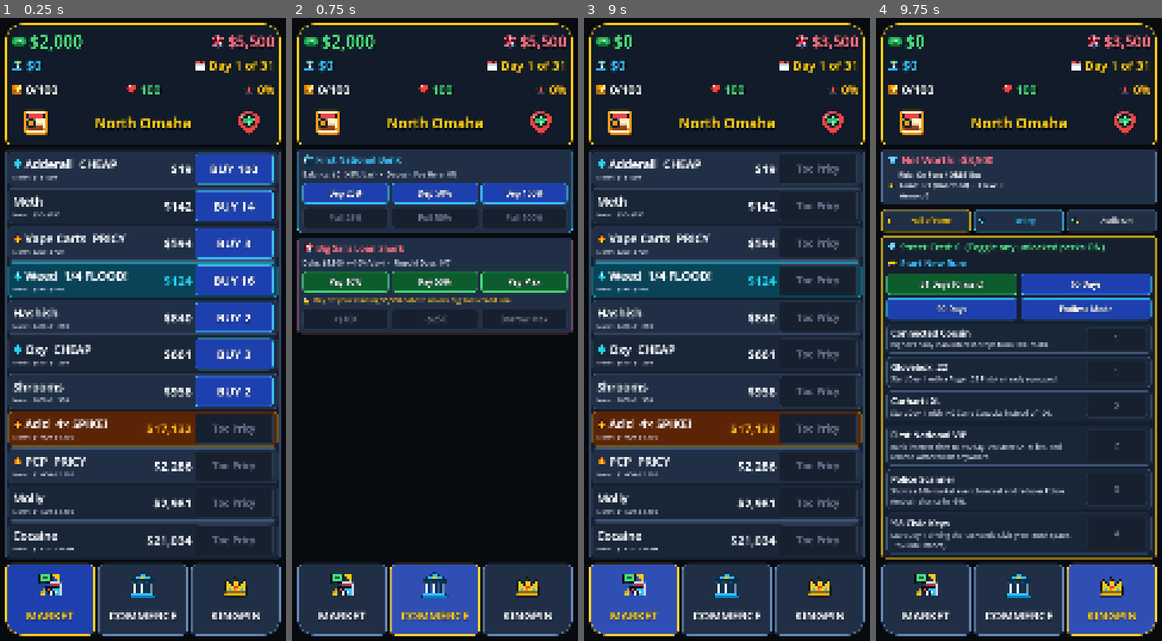
Above: before the commit, frames 1-4 (left to right).
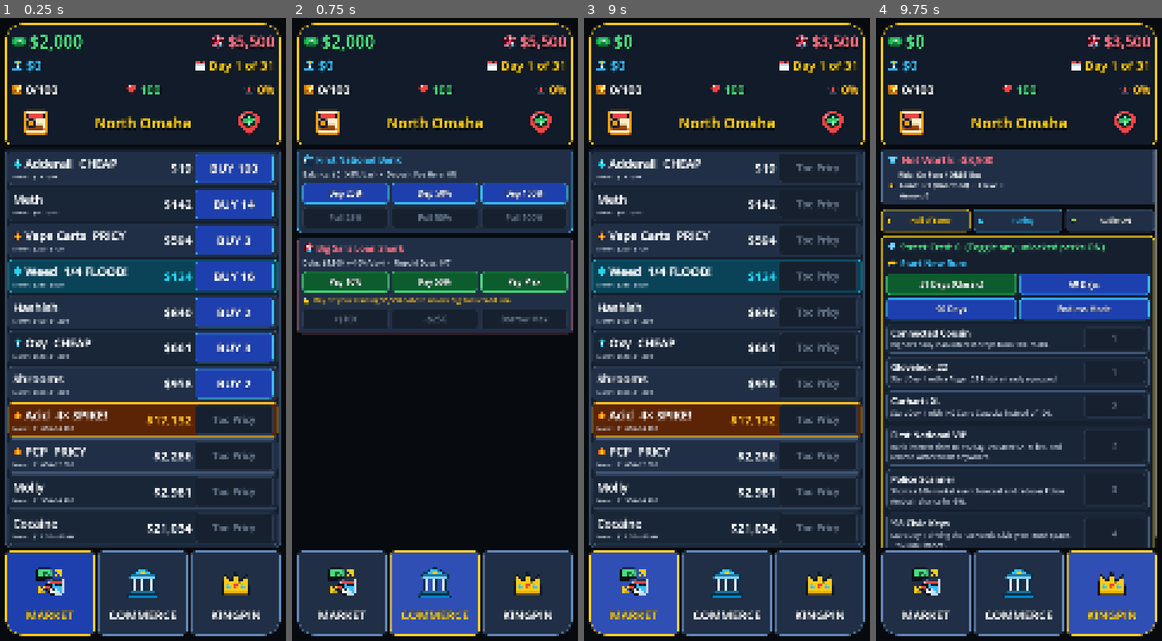
Above: after the commit, the same moments.

Repository: TimGoergen/dope-wars
Game: Godot game, scene res://Main.tscn
Two runs of this game, one before a commit and one after it. Both use one fixed random seed, a clock stepped at 60 frames per second and the inputs below.
Inputs (mouse positions are in pixels of both pictures, inside the frame that each line leads up to):
- Up to frame 1 (0.25 s): no input
- Up to frame 2 (0.75 s): click "COMMERCE" at 0.5 s
- Up to frame 3 (9 s): click (621, 123) at 1.27 s; click (832, 123) at 2.02 s; click "Dep 25%" at 2.75 s; click "Dep 50%" at 3.5 s; click "Dep 100%" at 4.25 s; click "Pull 25%" at 5 s; click "Pull 50%" at 5.75 s; click "Pull 100%" at 6.5 s; click "Pay 10%" at 7.25 s; click "Pay 50%" at 8 s; click "MARKET" at 8.75 s
- Up to frame 4 (9.75 s): click "KINGPIN" at 9.5 s

The runs differ from the first frame. In frame 1, 22% of the frame differs, in the area x 1-99%, y 22-97%; in frame 2, 3.4%; in frame 3, 20%; in frame 4, 6.0%.

Commit message:
Enlarge tab icons to 124px and vertically center them between button top and text label

Diff:
--- a/game/scripts/Main.gd
+++ b/game/scripts/Main.gd
@@ -542,7 +542,7 @@
 	for t_def in tab_defs:
 		var btn := Button.new()
 		btn.text = String(t_def[0])
-		btn.icon = UiIcons.get_icon(String(t_def[1]), 104)
+		btn.icon = UiIcons.get_icon(String(t_def[1]), 124)
 		btn.icon_alignment = HORIZONTAL_ALIGNMENT_CENTER
 		btn.vertical_icon_alignment = VERTICAL_ALIGNMENT_TOP
 		btn.size_flags_horizontal = Control.SIZE_EXPAND_FILL
@@ -1075,7 +1075,7 @@
 	# 5. Update Tab 1 button icon with current neighborhood spot SVG icon
 	if _tab_buttons.size() >= 2:
 		_tab_buttons[1].text = "COMMERCE"
-		_tab_buttons[1].icon = UiIcons.get_icon(UiIcons.icon_for_district(state.current_district_id), 104)
+		_tab_buttons[1].icon = UiIcons.get_icon(UiIcons.icon_for_district(state.current_district_id), 124)
 
 	# 6. Refresh Active Modals (Combat or Street Encounter)
 	_combat_overlay.refresh(state)
--- a/game/scripts/ui/TradeOverlay.gd
+++ b/game/scripts/ui/TradeOverlay.gd
@@ -1,8 +1,10 @@
 class_name TradeOverlay
-extends ColorRect
+extends Control
 
 # Modal slider overlay when tapping a product row on the Trading Board.
 # Includes 3 tabs when a drug is owned: [BUY], [SELL], and [🗑️ DROP].
+# Automatically closes on outside clicks, covers the product board without obscuring the hero header,
+# and uses generous, readable fonts and button sizing.
 
 signal trade_committed()
 
@@ -14,18 +16,19 @@
 var _confirm_btn: Button
 var _mode: String = "buy" # "buy" | "sell" | "dump"
 var _max_qty: int = 0
+var _board_rect: Rect2 = Rect2()
 
 
 func _init() -> void:
-	color = Color(0.0, 0.0, 0.0, 0.70)
 	set_anchors_and_offsets_preset(Control.PRESET_FULL_RECT)
-	mouse_filter = Control.MOUSE_FILTER_STOP
+	mouse_filter = Control.MOUSE_FILTER_PASS
 	visible = false
 
 
 func open_for_product(state: GameState, product_id: String, bounds_rect: Rect2 = Rect2()) -> void:
 	_state = state
 	_product_id = product_id
+	_board_rect = bounds_rect
 
 	var price := int(_state.market_prices.get(product_id, 0))
 	var entry: Dictionary = _state.inventory.get(product_id, {"qty": 0, "avg_paid": 0})
@@ -40,13 +43,6 @@
 	else:
 		return
 
-	if bounds_rect.size.x > 0.0 and bounds_rect.size.y > 0.0:
-		set_anchors_preset(Control.PRESET_TOP_LEFT)
-		position = bounds_rect.position
-		size = bounds_rect.size
-	else:
-		set_anchors_and_offsets_preset(Control.PRESET_FULL_RECT)
-
 	_rebuild()
 	visible = true
 
@@ -54,6 +50,29 @@
 func _rebuild() -> void:
 	for c in get_children():
 		c.queue_free()
+
+	# Full-screen outside-click button to dismiss dialog
+	var outside_btn := Button.new()
+	outside_btn.set_anchors_and_offsets_preset(Control.PRESET_FULL_RECT)
+	UiPalette.style_flat_inert_button(outside_btn)
+	outside_btn.pressed.connect(func() -> void:
+		Audio.play(&"tap")
+		visible = false
+	)
+	add_child(outside_btn)
+
+	# Dialog panel positioned over the board area (or centered full width if bounds unset)
+	var panel := PanelContainer.new()
+	panel.mouse_filter = Control.MOUSE_FILTER_STOP
+	panel.add_theme_stylebox_override("panel", UiPalette.make_box(UiPalette.PANEL_BG, UiPalette.TEXT_SECONDARY, 20, 3, 24, 20))
+	add_child(panel)
+
+	if _board_rect.size.x > 0.0 and _board_rect.size.y > 0.0:
+		panel.position = _board_rect.position
+		panel.size = _board_rect.size
+		panel.custom_minimum_size = _board_rect.size
+	else:
+		panel.set_anchors_and_offsets_preset(Control.PRESET_FULL_RECT)
 
 	var p_def := OmahaCatalog.get_product(_product_id)
 	var price := int(_state.market_prices.get(_product_id, 0))
@@ -62,31 +81,69 @@
 	var avg_paid := int(entry["avg_paid"])
 	var max_buy := _state.get_max_buyable(_product_id)
 
-	var vbox := UiPalette.build_modal_shell(self, "%s" % p_def["name"], UiPalette.BORDER_BRIGHT, true)
-
-	# Market & Stash summary
+	var main_vbox := VBoxContainer.new()
+	main_vbox.size_flags_horizontal = Control.SIZE_EXPAND_FILL
+	main_vbox.size_flags_vertical = Control.SIZE_EXPAND_FILL
+	main_vbox.add_theme_constant_override("separation", 18)
+	panel.add_child(main_vbox)
+
+	# 1. Header Row: Big Product Name + Top-right X button
+	var header := HBoxContainer.new()
+	header.size_flags_horizontal = Control.SIZE_EXPAND_FILL
+	header.add_theme_constant_override("separation", 12)
+	main_vbox.add_child(header)
+
+	var title_lbl := UiPalette.add_label(header, String(p_def["name"]), 52, UiPalette.GOLD_ACCENT, false, true)
+	title_lbl.size_flags_horizontal = Control.SIZE_EXPAND_FILL
+
+	var close_btn := Button.new()
+	close_btn.text = ""
+	close_btn.icon = UiIcons.get_icon("close_x", 48)
+	close_btn.icon_alignment = HORIZONTAL_ALIGNMENT_CENTER
+	close_btn.custom_minimum_size = Vector2(68, 68)
+	close_btn.size_flags_vertical = Control.SIZE_SHRINK_CENTER
+	UiPalette.style_flat_inert_button(close_btn)
+	close_btn.pressed.connect(func() -> void:
+		Audio.play(&"tap")
+		visible = false
+	)
+	header.add_child(close_btn)
+
+	var div := ColorRect.new()
+	div.color = UiPalette.BORDER_SLATE
+	div.custom_minimum_size = Vector2(0, 3)
+	div.size_flags_horizontal = Control.SIZE_EXPAND_FILL
+	main_vbox.add_child(div)
+
+	# 2. Market & Stash Summary (Large 34px stats)
+	var summary_vbox := VBoxContainer.new()
+	summary_vbox.size_flags_horizontal = Control.SIZE_EXPAND_FILL
+	summary_vbox.add_theme_constant_override("separation", 8)
+	main_vbox.add_child(summary_vbox)
+
 	var mkt_str := Money.format(price) if price > 0 else "No Local Buyers"
-	UiPalette.add_label(vbox, "Price: %s  •  Held: %d (Avg: %s)\nCoat Space Free: %d" % [
-		mkt_str, held, Money.format(avg_paid) if held > 0 else "—", _state.get_free_capacity()
-	], UiPalette.FONT_ROW_SUB, UiPalette.TEXT_SECONDARY)
-
-	# Mode Toggle Buttons: [BUY] | [SELL] | [🗑️ DROP] (when held > 0)
+	var avg_str := Money.format(avg_paid) if held > 0 else "—"
+	UiPalette.add_label(summary_vbox, "Market Price: %s" % mkt_str, 34, UiPalette.TEXT_PRIMARY, true, true)
+	UiPalette.add_label(summary_vbox, "Stash Held: %d  •  Avg Paid: %s" % [held, avg_str], 32, UiPalette.BANK_CYAN, true, false)
+	UiPalette.add_label(summary_vbox, "Coat Space Free: %d" % _state.get_free_capacity(), 32, UiPalette.TEXT_SECONDARY, true, false)
+
+	# 3. Mode Toggle Buttons: [BUY] | [SELL] | [🗑️ DROP] (Enlarged to 96px height)
 	var mode_row := HBoxContainer.new()
 	mode_row.size_flags_horizontal = Control.SIZE_EXPAND_FILL
-	mode_row.add_theme_constant_override("separation", 10)
-	vbox.add_child(mode_row)
+	mode_row.add_theme_constant_override("separation", 14)
+	main_vbox.add_child(mode_row)
 
 	var buy_tab := Button.new()
 	buy_tab.text = "BUY (%d)" % max_buy
 	buy_tab.size_flags_horizontal = Control.SIZE_EXPAND_FILL
-	buy_tab.custom_minimum_size = Vector2(0, 82)
+	buy_tab.custom_minimum_size = Vector2(0, 96)
 	buy_tab.disabled = (max_buy <= 0)
 	UiPalette.style_button(
 		buy_tab,
 		UiPalette.BTN_PRIMARY if _mode == "buy" else UiPalette.CARD_BG,
 		UiPalette.BANK_CYAN if _mode == "buy" else UiPalette.BORDER_SLATE,
 		UiPalette.TEXT_PRIMARY,
-		UiPalette.FONT_SMALL
+		UiPalette.FONT_SUBHEAD
 	)
 	buy_tab.pressed.connect(func() -> void:
 		Audio.play(&"tap")
@@ -98,14 +155,14 @@
 	var sell_tab := Button.new()
 	sell_tab.text = "SELL (%d)" % held
 	sell_tab.size_flags_horizontal = Control.SIZE_EXPAND_FILL
-	sell_tab.custom_minimum_size = Vector2(0, 82)
+	sell_tab.custom_minimum_size = Vector2(0, 96)
 	sell_tab.disabled = (held <= 0) or (price <= 0)
 	UiPalette.style_button(
 		sell_tab,
 		UiPalette.BTN_SUCCESS if _mode == "sell" else UiPalette.CARD_BG,
 		UiPalette.CASH_EMERALD if _mode == "sell" else UiPalette.BORDER_SLATE,
 		UiPalette.TEXT_PRIMARY,
-		UiPalette.FONT_SMALL
+		UiPalette.FONT_SUBHEAD
 	)
 	sell_tab.pressed.connect(func() -> void:
 		Audio.play(&"tap")
@@ -118,13 +175,13 @@
 		var drop_tab := Button.new()
 		drop_tab.text = "🗑️ DROP (%d)" % held
 		drop_tab.size_flags_horizontal = Control.SIZE_EXPAND_FILL
-		drop_tab.custom_minimum_size = Vector2(0, 82)
+		drop_tab.custom_minimum_size = Vector2(0, 96)
 		UiPalette.style_button(
 			drop_tab,
 			UiPalette.BTN_DANGER if _mode == "dump" else UiPalette.CARD_BG,
 			UiPalette.DEBT_CRIMSON if _mode == "dump" else UiPalette.BORDER_SLATE,
 			UiPalette.TEXT_PRIMARY,
-			UiPalette.FONT_SMALL
+			UiPalette.FONT_SUBHEAD
 		)
 		drop_tab.pressed.connect(func() -> void:
 			Audio.play(&"tap")
@@ -133,29 +190,30 @@
 		)
 		mode_row.add_child(drop_tab)
 
-	# Quantity Readout & Slider
-	_qty_label = UiPalette.add_label(vbox, "Quantity: 0", UiPalette.FONT_HEADER, UiPalette.TEXT_PRIMARY)
+	# 4. Quantity Readout & Chunky Slider (48px quantity title, 84px slider)
+	_qty_label = UiPalette.add_label(main_vbox, "Quantity: 0", 48, UiPalette.GOLD_ACCENT)
 	_qty_label.horizontal_alignment = HORIZONTAL_ALIGNMENT_CENTER
 
 	_qty_slider = HSlider.new()
-	_qty_slider.custom_minimum_size = Vector2(0, 72)
+	_qty_slider.custom_minimum_size = Vector2(0, 84)
+	_qty_slider.size_flags_horizontal = Control.SIZE_EXPAND_FILL
 	_qty_slider.step = 1
 	_qty_slider.value_changed.connect(func(_v: float) -> void:
 		_update_preview()
 	)
-	vbox.add_child(_qty_slider)
-
-	# Preset Percentage Buttons (1, 25%, 50%, 75%, MAX)
+	main_vbox.add_child(_qty_slider)
+
+	# 5. Preset Percentage Buttons (1, 25%, 50%, 75%, MAX) (Enlarged to 88px height, 32px font)
 	var pct_row := HBoxContainer.new()
 	pct_row.size_flags_horizontal = Control.SIZE_EXPAND_FILL
-	pct_row.add_theme_constant_override("separation", 10)
-	vbox.add_child(pct_row)
+	pct_row.add_theme_constant_override("separation", 12)
+	main_vbox.add_child(pct_row)
 	for pair in [["1", 0.0], ["25%", 0.25], ["50%", 0.50], ["75%", 0.75], ["MAX", 1.0]]:
 		var b := Button.new()
 		b.text = String(pair[0])
 		b.size_flags_horizontal = Control.SIZE_EXPAND_FILL
-		b.custom_minimum_size = Vector2(0, 78)
-		UiPalette.style_button(b, UiPalette.CARD_BG, UiPalette.BORDER_SLATE)
+		b.custom_minimum_size = Vector2(0, 88)
+		UiPalette.style_button(b, UiPalette.CARD_BG, UiPalette.BORDER_SLATE, UiPalette.TEXT_PRIMARY, 32)
 		var frac := float(pair[1])
 		b.pressed.connect(func() -> void:
 			Audio.play(&"tap")
@@ -167,16 +225,18 @@
 		)
 		pct_row.add_child(b)
 
-	_preview_label = UiPalette.add_label(vbox, "", UiPalette.FONT_SUBHEAD, UiPalette.CASH_EMERALD)
+	# 6. Large Preview Label (42px)
+	_preview_label = UiPalette.add_label(main_vbox, "", 42, UiPalette.CASH_EMERALD)
 	_preview_label.horizontal_alignment = HORIZONTAL_ALIGNMENT_CENTER
 
-	# Confirm Button
+	# 7. Big Confirm Action Button (112px tall, 48px font)
 	_confirm_btn = Button.new()
-	_confirm_btn.custom_minimum_size = Vector2(0, 96)
+	_confirm_btn.custom_minimum_size = Vector2(0, 112)
+	_confirm_btn.size_flags_horizontal = Control.SIZE_EXPAND_FILL
 	_confirm_btn.pressed.connect(func() -> void:
 		_commit_trade()
 	)
-	vbox.add_child(_confirm_btn)
+	main_vbox.add_child(_confirm_btn)
 
 	_configure_mode_bounds()
 
@@ -208,22 +268,22 @@
 	_qty_label.text = "%s: %d / %d" % [mode_title, qty, _max_qty]
 	if _mode == "buy":
 		var cost := qty * price
-		_preview_label.text = "Cost: %s\nCash Left: %s" % [Money.format(cost), Money.format(_state.cash - cost)]
+		_preview_label.text = "Cost: %s  •  Cash Left: %s" % [Money.format(cost), Money.format(_state.cash - cost)]
 		_preview_label.add_theme_color_override("font_color", UiPalette.BANK_CYAN)
 		_confirm_btn.text = "✅ BUY %d" % qty
-		UiPalette.style_button(_confirm_btn, UiPalette.BTN_PRIMARY, UiPalette.BANK_CYAN, UiPalette.TEXT_PRIMARY, UiPalette.FONT_HEADER)
+		UiPalette.style_button(_confirm_btn, UiPalette.BTN_PRIMARY, UiPalette.BANK_CYAN, UiPalette.TEXT_PRIMARY, 46)
 	elif _mode == "sell":
 		var rev := qty * price
 		var pl := qty * (price - avg_paid)
-		_preview_label.text = "Payout: %s\nProfit/Loss: %s" % [Money.format(rev), Money.format_pl(pl)]
+		_preview_label.text = "Payout: %s  •  Profit/Loss: %s" % [Money.format(rev), Money.format_pl(pl)]
 		_preview_label.add_theme_color_override("font_color", UiPalette.CASH_EMERALD if pl >= 0 else UiPalette.SPIKE_AMBER)
 		_confirm_btn.text = "💵 SELL %d" % qty
-		UiPalette.style_button(_confirm_btn, UiPalette.BTN_SUCCESS, UiPalette.CASH_EMERALD, UiPalette.TEXT_PRIMARY, UiPalette.FONT_HEADER)
-	else:
-		_preview_label.text = "Drop %d units down storm drain\n($0 recovery • Frees %d Coat Space)" % [qty, qty]
+		UiPalette.style_button(_confirm_btn, UiPalette.BTN_SUCCESS, UiPalette.CASH_EMERALD, UiPalette.TEXT_PRIMARY, 46)
+	else:
+		_preview_label.text = "Drop %d units down storm drain ($0 recovery • Frees %d Space)" % [qty, qty]
 		_preview_label.add_theme_color_override("font_color", UiPalette.DEBT_CRIMSON)
 		_confirm_btn.text = "🗑️ DROP %d UNITS" % qty
-		UiPalette.style_button(_confirm_btn, UiPalette.BTN_DANGER, UiPalette.DEBT_CRIMSON, UiPalette.TEXT_PRIMARY, UiPalette.FONT_HEADER)
+		UiPalette.style_button(_confirm_btn, UiPalette.BTN_DANGER, UiPalette.DEBT_CRIMSON, UiPalette.TEXT_PRIMARY, 46)
 	_confirm_btn.disabled = (qty <= 0)
 
 
--- a/game/scripts/ui/UiPalette.gd
+++ b/game/scripts/ui/UiPalette.gd
@@ -166,8 +166,8 @@
 	var pressed := make_box(bg.darkened(0.16), border, 20, 4, 14, 14)
 
 	for sb in [normal, hover, pressed]:
-		sb.content_margin_top = 28
-		sb.content_margin_bottom = 12
+		sb.content_margin_top = 54
+		sb.content_margin_bottom = 14
 		if tab_idx == 0:
 			sb.corner_radius_bottom_left = 64
 		elif tab_idx == 2:
@@ -176,7 +176,7 @@
 	btn.focus_mode = Control.FOCUS_NONE
 	btn.icon_alignment = HORIZONTAL_ALIGNMENT_CENTER
 	btn.vertical_icon_alignment = VERTICAL_ALIGNMENT_TOP
-	btn.add_theme_constant_override("icon_max_width", 112)
+	btn.add_theme_constant_override("icon_max_width", 128)
 	btn.add_theme_stylebox_override("normal", normal)
 	btn.add_theme_stylebox_override("hover", hover)
 	btn.add_theme_stylebox_override("pressed", pressed)
--- a/game/sim/UiLayoutTest.gd
+++ b/game/sim/UiLayoutTest.gd
@@ -69,7 +69,7 @@
 	var tab0_rect: Rect2 = tab0_btn.get_global_rect()
 	var tab0_sb: StyleBoxFlat = tab0_btn.get_theme_stylebox("normal") as StyleBoxFlat
 	var tab2_sb: StyleBoxFlat = tab2_btn.get_theme_stylebox("normal") as StyleBoxFlat
-	if tab0_rect.size.y < 196.0 or tab0_rect.end.y > 2353.0 or tab0_sb.corner_radius_bottom_left != 64 or tab2_sb.corner_radius_bottom_right != 64 or tab0_btn.icon != UiIcons.get_icon("market", 104) or main._tab_buttons[1].text != "COMMERCE":
+	if tab0_rect.size.y < 196.0 or tab0_rect.end.y > 2353.0 or tab0_sb.corner_radius_bottom_left != 64 or tab2_sb.corner_radius_bottom_right != 64 or tab0_btn.icon != UiIcons.get_icon("market", 124) or main._tab_buttons[1].text != "COMMERCE":
 		push_error("FAIL [Bottom Tab Bar]: rect=%s bl=%d br=%d" % [str(tab0_rect), tab0_sb.corner_radius_bottom_left, tab2_sb.corner_radius_bottom_right])
 		quit(1)
 		return
